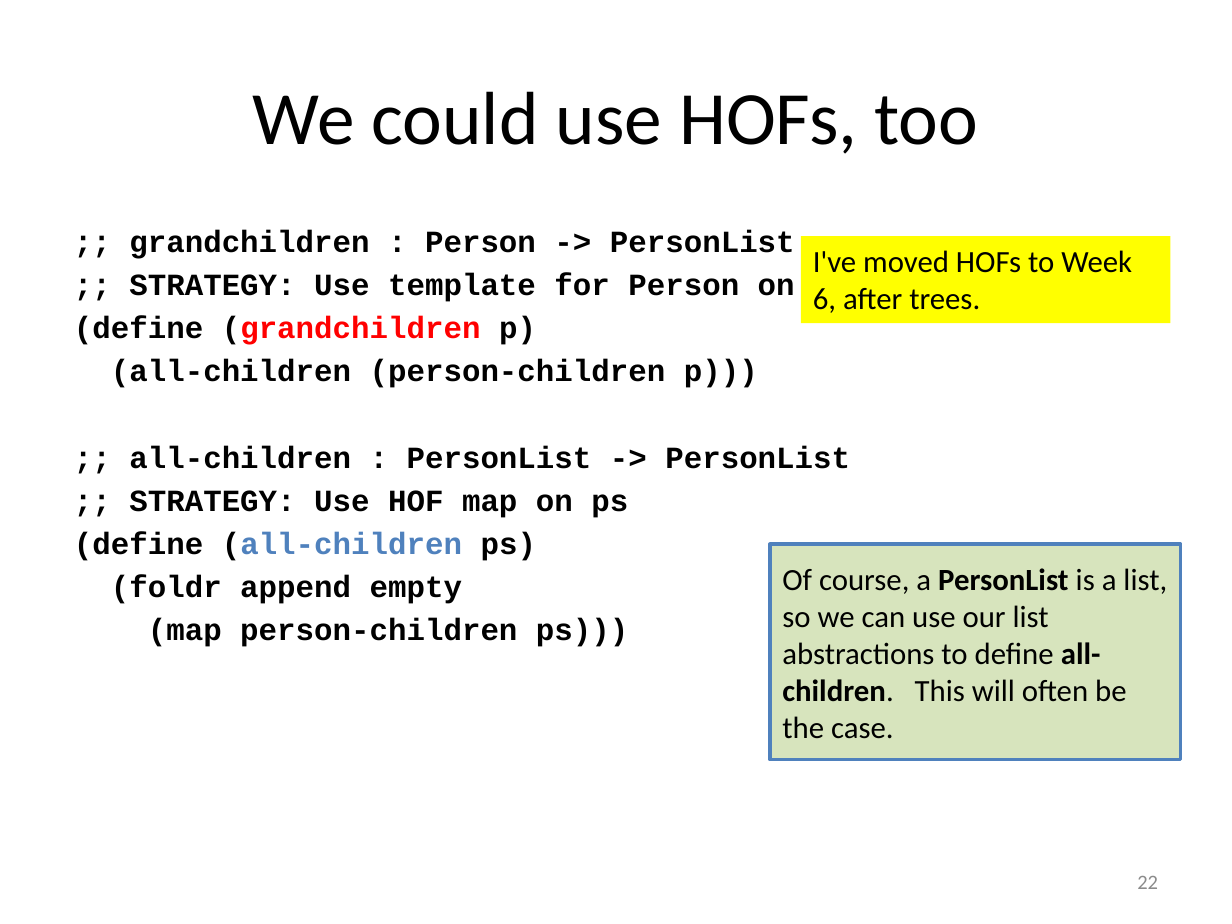
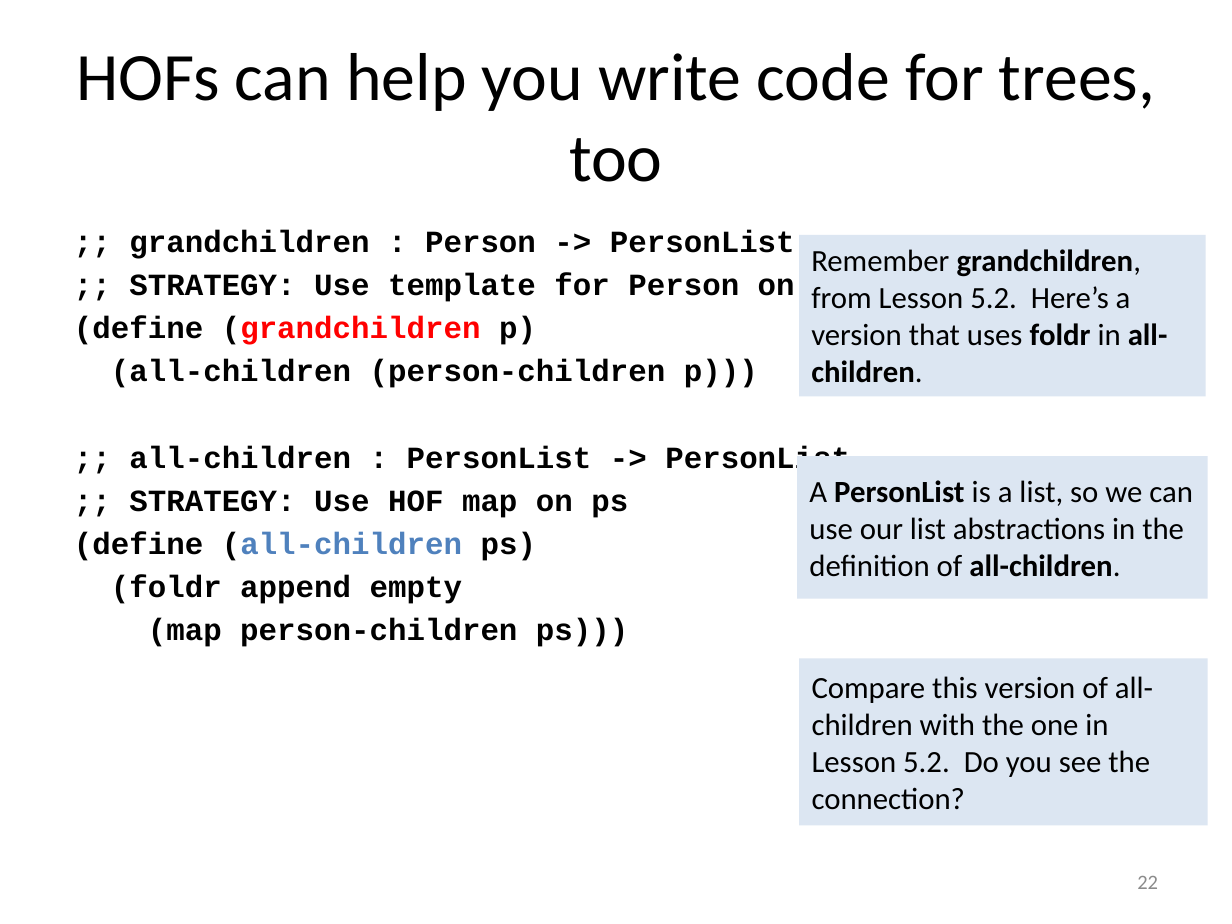
Before and after one commit to mwand/cs5010f17, a slide deck: slide 22 of Slides/Lesson 6.4 Foldr.pptx. Drawn at 1232x924 pixels with LibreOffice and Linux fonts; fonts in the diff are those of the drawing. Boxes give left, top, right and bottom in pixels: in the first picture for what was removed or moved away, otherwise in the second. Text is boxed around its words. In the diff, an @@ line names an element or a change of style, - is before the commit and + after.

```diff
--- a/Slides/Lesson 6.4 Foldr.pptx
+++ b/Slides/Lesson 6.4 Foldr.pptx
@@ title at bbox=[76, 53, 1155, 182]: text changed; size 44 to 39.6 pt @@
-We could use HOFs, too
+HOFs can help you write code for trees, too
@@ rectangle added at bbox=[800, 235, 1206, 397], fill #DCE6F2, 18 pt, text #000000 @@
+Remember grandchildren, from Lesson 5.2. Here’s a version that uses foldr in all-children.
@@ rectangle removed at bbox=[801, 237, 1170, 324] @@
-I've moved HOFs to Week 6, after trees.
@@ rectangle "A PersonList is a list, ...": place and size @@
-rectangle "A PersonList is a list, ..." at bbox=[770, 545, 1180, 760]
+rectangle "A PersonList is a list, ..." at bbox=[797, 456, 1207, 599]
@@ rectangle "A PersonList is a list, ..." at bbox=[797, 456, 1207, 599]: fill #D7E4BD to #DCE6F2; outline #4F81BD 2 pt to none @@
@@ text in rectangle at bbox=[809, 480, 1193, 577]: text changed @@
-Of course, a PersonList is a list, so we can use our list abstractions to define all-children. This will often be the case.
+A PersonList is a list, so we can use our list abstractions in the definition of all-children.
@@ rectangle added at bbox=[800, 659, 1209, 825], fill #DCE6F2, 18 pt, text #000000 @@
+Compare this version of all-children with the one in Lesson 5.2. Do you see the connection?
```
Also in this commit, not shown: 13 other slides changed, 5 slides added, 1 slide removed, 7 other files.
